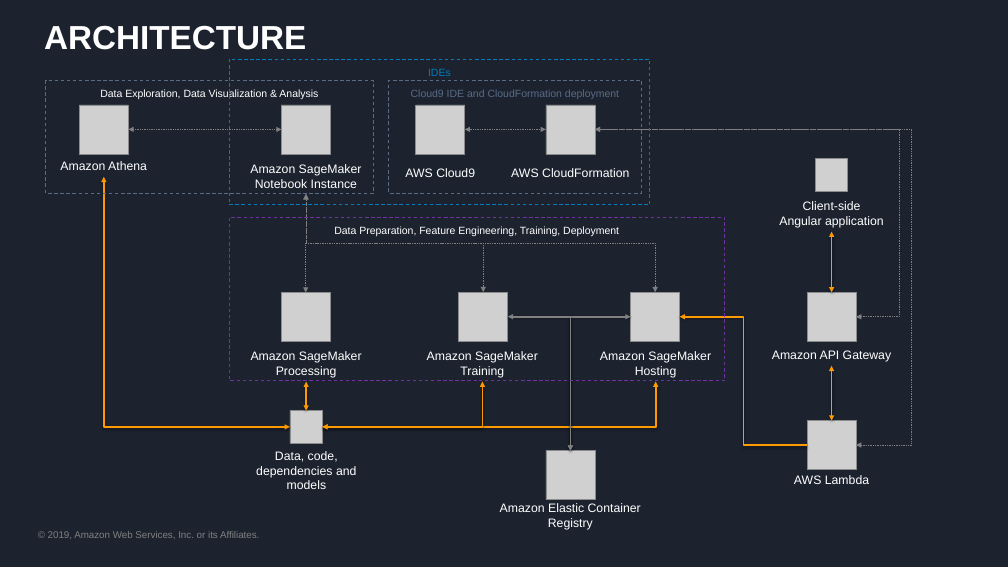
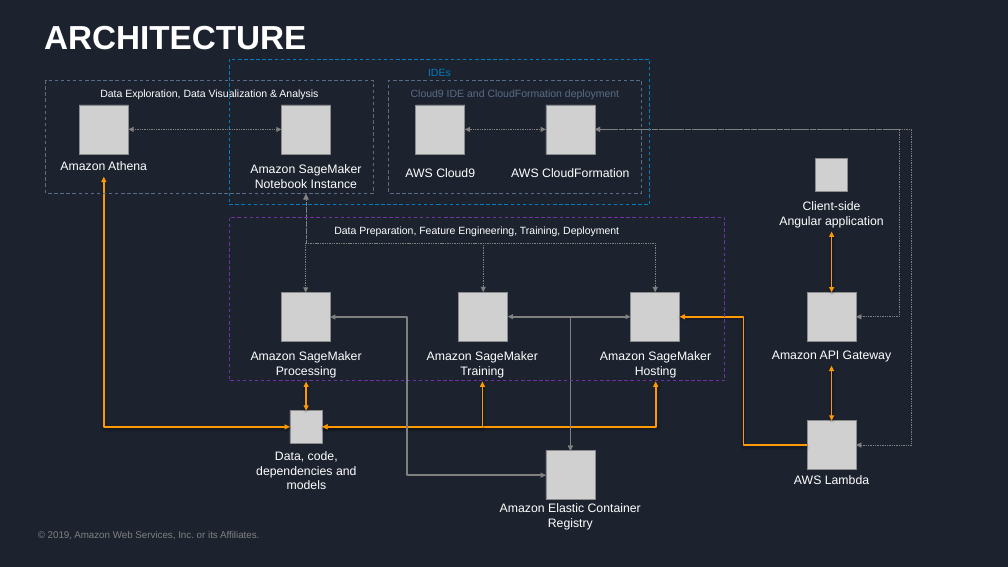
Before and after one commit to giuseppeporcelli/end-to-end-ml-sm, a slide deck: slide 5 of slides/end-to-end-ml-sm.pptx. Drawn at 1008x567 pixels with LibreOffice and Linux fonts; fonts in the diff are those of the drawing; grey boxes stand for pictures; background and template pictures are left out. Boxes give left, top, right and bottom in pixels: in the first picture for what was removed or moved away, otherwise in the second. Text is boxed around its words. In the diff, an @@ line names an element or a change of style, - is before the commit and + after.

Commit message:
Minor fix to architecture diagram.

```diff
--- a/slides/end-to-end-ml-sm.pptx
+++ b/slides/end-to-end-ml-sm.pptx
@@ elbow double arrow added from (330, 317) to (546, 475), #808080 1.75 pt @@
@@ elbow double arrow (508, 317) - (570, 450): stroke #808080 2 pt to #808080 1.75 pt @@
@@ elbow double arrow (631, 317) - (570, 450): stroke #808080 2 pt to #808080 1.75 pt @@
```
Also in this commit, not shown: 1 other file.
